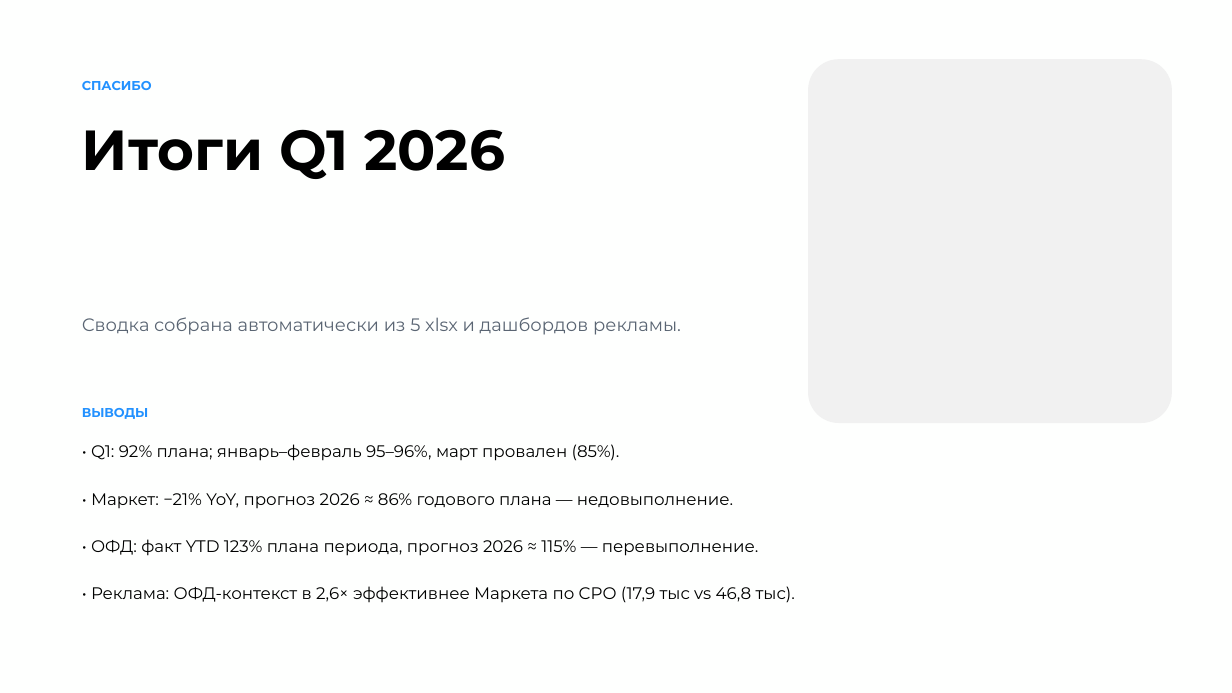
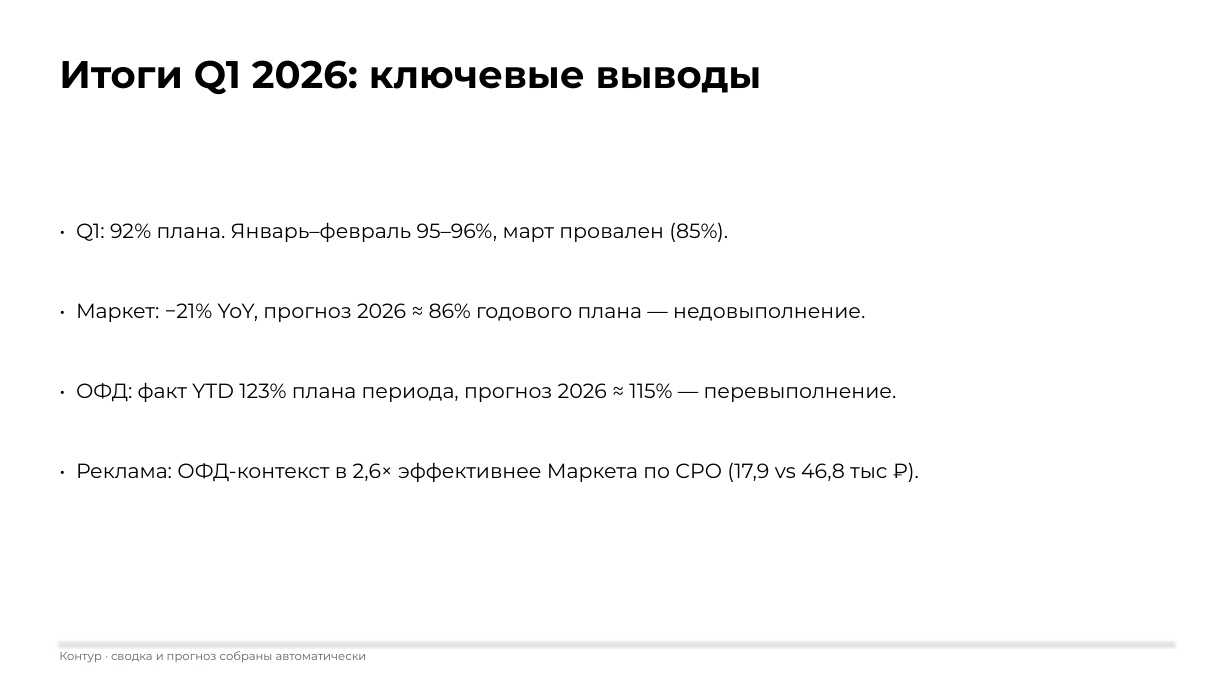
Before and after one commit to burbonivanovich-oss/google-presentation, a slide deck: slide 16 of Итоги Q1 2026 — Контур.pptx. Drawn at 1232x693 pixels with LibreOffice and Linux fonts; fonts in the diff are those of the drawing; background and template pictures are left out. Boxes give left, top, right and bottom in pixels: in the first picture for what was removed or moved away, otherwise in the second. Text is boxed around its words. In the diff, an @@ line names an element or a change of style, - is before the commit and + after.

```diff
--- a/Итоги Q1 2026 — Контур.pptx
+++ b/Итоги Q1 2026 — Контур.pptx
@@ rounded rectangle removed at (x1=809, y1=59, x2=1173, y2=423) @@
@@ title at (x1=59, y1=60, x2=762, y2=95): text changed; size 44 to 30 pt @@
-Итоги Q1 2026
+Итоги Q1 2026: ключевые выводы
@@ text removed at (x1=82, y1=81, x2=152, y2=90) @@
-СПАСИБО
@@ text at (x1=76, y1=222, x2=728, y2=242): text changed; size 13 to 16 pt @@
-• Q1: 92% плана; январь–февраль 95–96%, март провален (85%).
+• Q1: 92% плана. Январь–февраль 95–96%, март провален (85%).
@@ text "• Маркет: −21% YoY, прогноз ..." at (x1=76, y1=303, x2=865, y2=322): size 13 to 16 pt @@
@@ text "• Маркет: −21% YoY, прогноз ..." moved from (x1=91, y1=493, x2=733, y2=508) to (x1=76, y1=303, x2=865, y2=322) @@
@@ text removed at (x1=82, y1=317, x2=681, y2=335) @@
-Сводка собрана автоматически из 5 xlsx и дашбордов рекламы.
@@ text "• ОФД: факт YTD 123% ..." moved from (x1=91, y1=539, x2=759, y2=556) to (x1=76, y1=382, x2=897, y2=402) @@
@@ text "• ОФД: факт YTD 123% ..." at (x1=76, y1=382, x2=897, y2=402): size 13 to 16 pt @@
@@ text removed at (x1=82, y1=408, x2=149, y2=419) @@
-ВЫВОДЫ
@@ text at (x1=76, y1=462, x2=887, y2=482): text changed; size 13 to 16 pt @@
-• Реклама: ОФД-контекст в 2,6× эффективнее Маркета по CPO (17,9 тыс vs 46,8 тыс).
+• Реклама: ОФД-контекст в 2,6× эффективнее Маркета по CPO (17,9 vs 46,8 тыс ₽).
@@ line added from (59, 642) to (1173, 642), #E3E6EA 0.75 pt @@
@@ text added at (x1=59, y1=651, x2=367, y2=662), 9 pt, text #5A6573 @@
+Контур · сводка и прогноз собраны автоматически
```
Also in this commit, not shown: 15 other slides changed, 1 other file.
